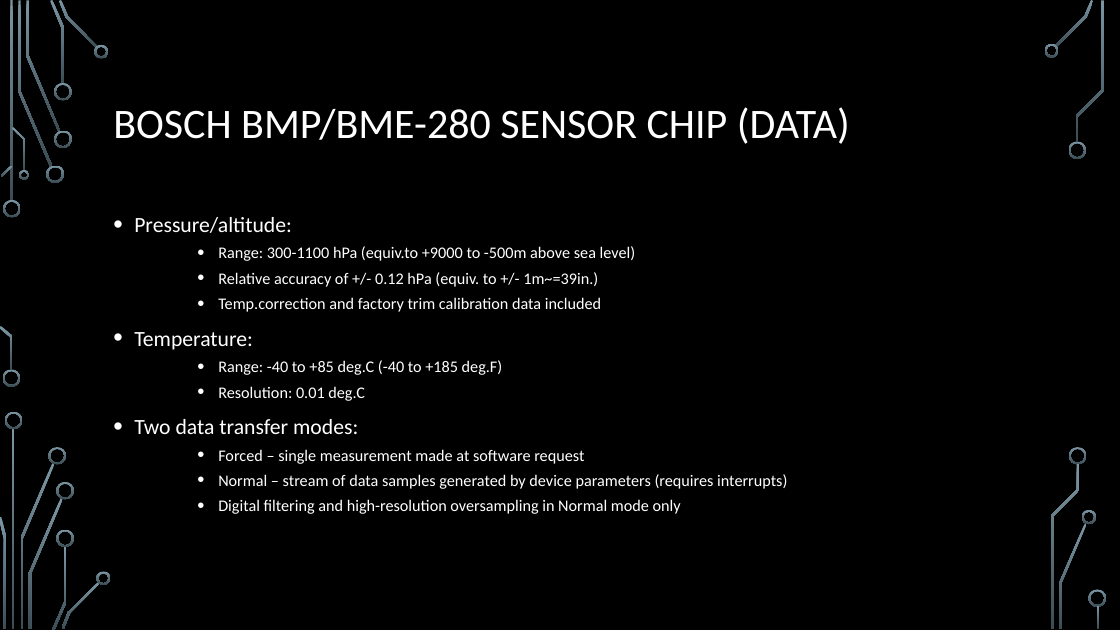
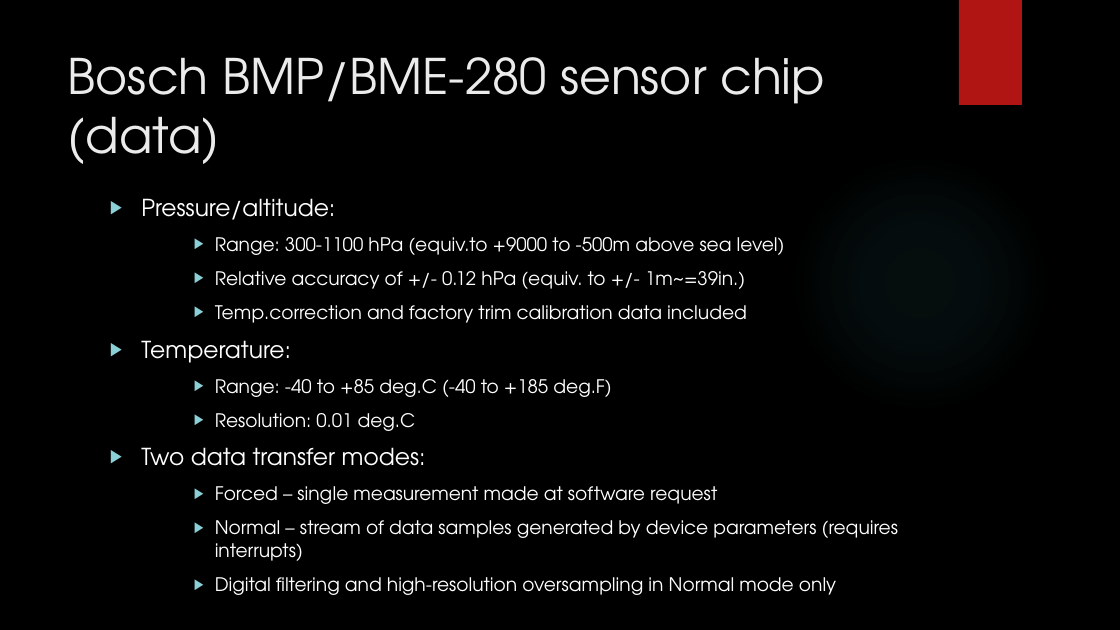
Before and after one commit to EmbeddedSystemClass/FinalProject5381, a slide deck: slide 33 of Final Project 5381.pptx (slide 32 before the commit). Drawn at 1120x630 pixels with LibreOffice and Linux fonts; fonts in the diff are those of the drawing; background and template pictures are left out. Boxes give left, top, right and bottom in pixels: in the first picture for what was removed or moved away, otherwise in the second. Text is boxed around its words. In the diff, an @@ line names an element or a change of style, - is before the commit and + after.

```diff
--- a/Final Project 5381.pptx
+++ b/Final Project 5381.pptx
@@ rectangle added at <box>959,0,1022,105</box>, fill #B01513 @@
@@ title "Bosch BMP/BME-280 sensor chip (data)" at <box>68,57,825,164</box>: vertical alignment middle to top @@
@@ title at <box>68,57,825,164</box>: text changed; size 36 to 42 pt; font Calibri to TeX Gyre Adventor; text colour #FFFFFF to #EBEBEB @@
-BOSCH BMP/BME-280 SENSOR CHIP (DATA)
+Bosch BMP/BME-280 sensor chip (data)
@@ text "Pressure/altitude:": place and size @@
-text "Pressure/altitude:" at <box>134,217,787,514</box>
+text "Pressure/altitude:" at <box>141,198,898,595</box>
@@ text "Pressure/altitude:" at <box>141,198,898,595</box>: size 18.6 to 20 pt in "Pressure/altitude:", "Temperature:", "Two data transfer modes:"; font Calibri to TeX Gyre Adventor; size 13.9 to 16 pt in "Range: 300-1100 hPa (equiv.to +9000 to -500m ...", "Relative accuracy of +/- 0.12 hPa (equiv. ...", "Temp.correction and factory trim calibration data included", "Range: -40 to +85 deg.C (-40 to ..." and 4 more places; bullet • to ▶; more space between paragraphs @@
@@ group removed at <box>0,0,1107,630</box>: 33 freeform shapes, 3 rectangles @@
```
Also in this commit, not shown: 43 other slides changed, 1 slide added.
